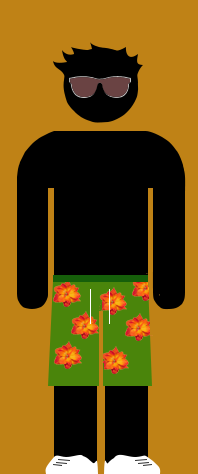
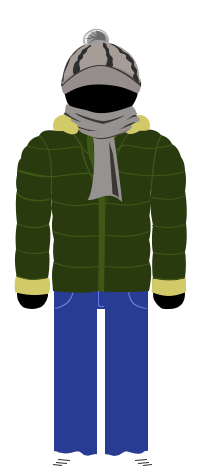
Before/after of a 198×474 layered artwork. What changed in the layer stack:
showed group "kape" (23 layers) over 61, 28, 142, 202
added group "cofek+sal" with 12 layers in group "kape" over 61, 28, 142, 202
added group "Sal" with 2 layers in group "cofek+sal" over 63, 104, 140, 202
added layer "Shape 10" in group "Sal" over 64, 112, 137, 198
added layer "Shape 6" in group "Sal" over 63, 104, 140, 202
added layer "rob2" (1st of 2, in "kape" › "cofek+sal") in group "cofek+sal" over 61, 65, 142, 87
added layer "stripes" (1st of 2, in "kape" › "cofek+sal") in group "cofek+sal" over 62, 43, 139, 83
added layer "rob" (1st of 2, in "kape" › "cofek+sal") in group "cofek+sal" over 61, 28, 141, 94
added layer "kapa osnova" (1st of 2, in "kape" › "cofek+sal") in group "cofek+sal" over 62, 42, 140, 89
hid group "ocala" (2 layers) over 69, 76, 131, 98
hid "Color Fill 4" over 70, 77, 130, 97
added group "zimski" with 2 layers in group "obuvala" over 42, 450, 161, 474
added layer "Teniske" (1st of 2, in "obuvala" › "zimski") in group "zimski" over 42, 450, 161, 474
hid group "teniske" (2 layers) over 45, 454, 161, 474
hid group "Tshirt" (3 layers) over 15, 129, 187, 291
removed layer "le unicorn" from group "Tshirt" over 55, 160, 144, 254
showed group "bunda" (1st of 2, in "Torso") (6 layers) over 14, 113, 187, 296
painted on "bunda zunaj" over 25, 143, 158, 228
hid group "kopalke" (1st of 2, in "Hlace") (4 layers) over 48, 273, 160, 388
removed layer "Layer 1 copy 6" from group "kopalke" over 53, 273, 160, 374
painted on "kopalke" (2nd of 2, in "Hlace" › "kopalke") over 48, 281, 152, 388
showed group "kavbojke" (2 layers) over 54, 291, 148, 468
hid "lasi1" over 53, 42, 143, 77
hid "ozadje" over 0, 0, 198, 474
…and 8 more changes (6 added, 2 painted)
